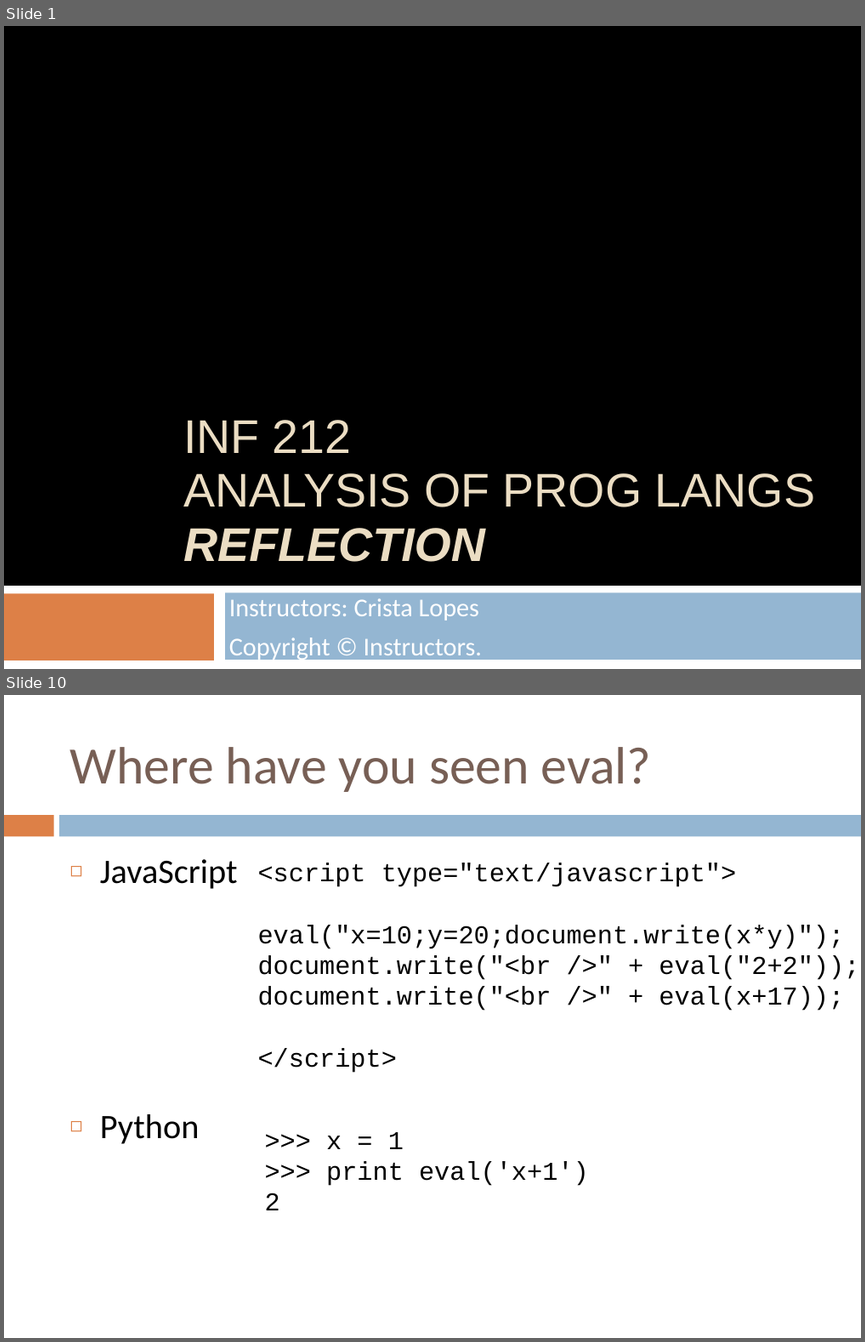
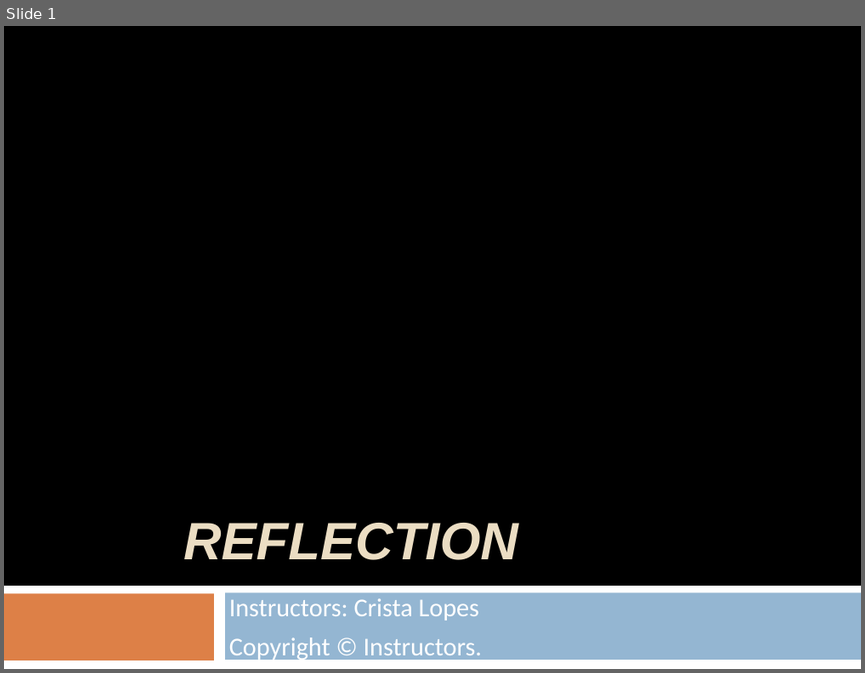
Before and after one commit to crista/EPS-slides, a slide deck: EPS-Reflection.pptx. Shown one above the other, each under a label of ours: slides 1 and 10 before the commit, slide 1 after it; the slides between them are not shown. The pictures are 865x1342 and 865x673 pixels, drawn with LibreOffice and Linux fonts; fonts in the diff are those of the drawing; background and template pictures are left out. Boxes give left, top, right and bottom in pixels: in the first picture for what was removed or moved away, otherwise in the second. Text is boxed around its words. In the diff, an @@ line names an element or a change of style, - is before the commit and + after.

```diff
--- a/EPS-Reflection.pptx
+++ b/EPS-Reflection.pptx
@@ slide 10 removed at (4,695,861,1338), background #FFFFFF @@
@@ title removed at (70,747,652,792) @@
-Where have you seen eval?
@@ rectangle removed at (4,816,54,837) @@
@@ rectangle removed at (59,816,861,837) @@
@@ text removed at (100,859,238,1144) @@
-◻ JavaScript
-◻ Python
@@ text removed at (258,863,859,1072) @@
-<script type="text/javascript">
-eval("x=10;y=20;document.write(x*y)");
-document.write("<br />" + eval("2+2"));
-document.write("<br />" + eval(x+17));
-</script>
@@ text removed at (265,1132,589,1210) @@
->>> x = 1
->>> print eval('x+1')
-2
@@ slide 1 changed as well @@
@@ title at (183,522,518,560): text changed; size 44.1 to 49 pt; bold on; italic on @@
-INF 212
-ANALYSIS OF PROG LANGS
-REFLECTION
+REFLECTION
```
Also in this commit, not shown: 5 other slides changed, 1 slide added, 24 other slides removed, 2 other files.
